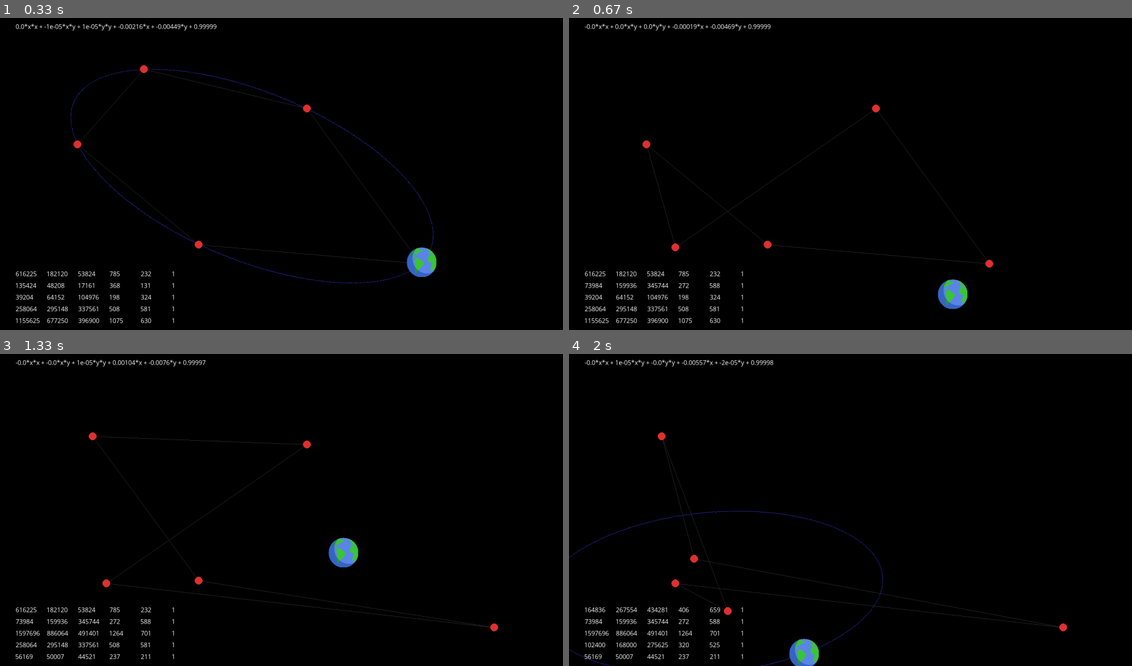
Above: before the commit, frames 1-4 (two rows, left to right).
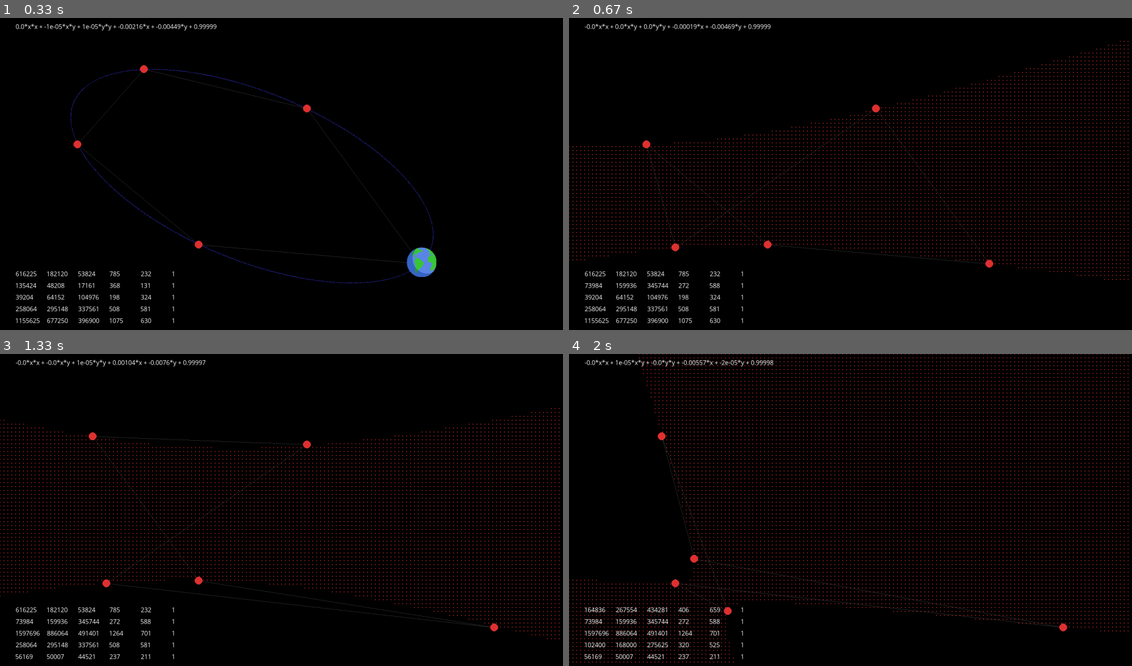
Above: after the commit, the same moments.

Repository: DDeconti/OrbiTrack
Game: pygame game, started from Pygame/displayplanets.py
Two runs of this game, one before a commit and one after it. Both use one fixed random seed, a clock stepped at 60 frames per second and the inputs below.
Inputs (mouse positions are in pixels of both pictures, inside the frame that each line leads up to):
- Up to frame 1 (0.33 s): no input
- Up to frame 2 (0.67 s): press the mouse at (715, 67) at 0.37 s; move the mouse to (692, 158) at 0.47 s; release the mouse at (675, 245) at 0.6 s
- Up to frame 3 (1.33 s): press the mouse at (422, 600) at 0.7 s; move the mouse to (258, 516) at 0.8 s; release the mouse at (90, 435) at 0.93 s; press the mouse at (78, 478) at 1.03 s; move the mouse to (287, 553) at 1.13 s; release the mouse at (495, 628) at 1.27 s
- Up to frame 4 (2 s): press the mouse at (873, 444) at 1.37 s; move the mouse to (799, 528) at 1.47 s; release the mouse at (726, 609) at 1.6 s; press the mouse at (766, 581) at 1.7 s; move the mouse to (732, 569) at 1.8 s; release the mouse at (692, 559) at 1.93 s

Frame 1 is identical in both runs. In frame 2, 4.7% of the frame differs, in the area x 0-100%, y 7-94%; in frame 3, 5.0%; in frame 4, 7.2%, in the area x 0-100%, y 0-100%.

Commit message:
fixes glitches

Diff:
--- a/Pygame/displayplanets.py
+++ b/Pygame/displayplanets.py
@@ -107,11 +107,15 @@
 
 
 def drawRotatedEllipse(surface, color, rect, angle, center, width=0):
-    target_rect = pygame.Rect(rect)
-    shape_surf = pygame.Surface(target_rect.size, pygame.SRCALPHA)
-    pygame.draw.ellipse(shape_surf, color, (0, 0, *target_rect.size), width=1)
-    rotated_surf = pygame.transform.rotate(shape_surf, angle)
-    surface.blit(rotated_surf, rotated_surf.get_rect(center = center))
+    try:
+        target_rect = pygame.Rect(rect)
+        shape_surf = pygame.Surface(target_rect.size, pygame.SRCALPHA)
+        pygame.draw.ellipse(shape_surf, color, (0, 0, *target_rect.size), width=1)
+        rotated_surf = pygame.transform.rotate(shape_surf, angle)
+        surface.blit(rotated_surf, rotated_surf.get_rect(center = center))
+    except:
+        pass
+
 
 
 
@@ -170,11 +174,10 @@
             try:
                 controlPoints = [(point[0][0], point[0][1]) for point in POINTS]
                 matrix = makeMatrix(controlPoints)
-                # printMatrix(matrix)
                 null_space_coeffiecients = la.null_space(matrix)
-                # print(null_space_coeffiecients)
                 A, B, C, D, E, F = null_space_coeffiecients
 
+                #check to make sure we don't draw an incredibly long ellispe
                 threshold = 0.0000005
                 if abs(A) < threshold or abs(B) < threshold or abs(C) < threshold or abs(D) < threshold or abs(E) < threshold or abs(F) < threshold:
                     # print("No Solution")
@@ -199,8 +202,15 @@
                 this_a = np.arctan(1/right)/2
                 rot_angle = 90 - (this_a * 180 / math.pi)
 
+                DRAW_FILL = False
+                DRAW_ORBIT = True
+                DRAW_PLANET = True
+
             except:
                 print("Error")
+                DRAW_FILL = True
+                DRAW_ORBIT = False
+                DRAW_PLANET = False
 
 
         if DRAW_ORBIT:
